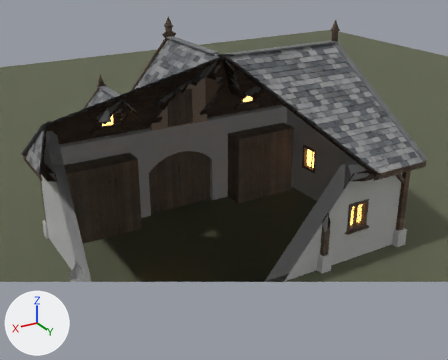
One commit to the Blender file GameClient/ArtSource/Silverbrook/Stables/SilverbrookStables.blend: the scene before it, then after it.
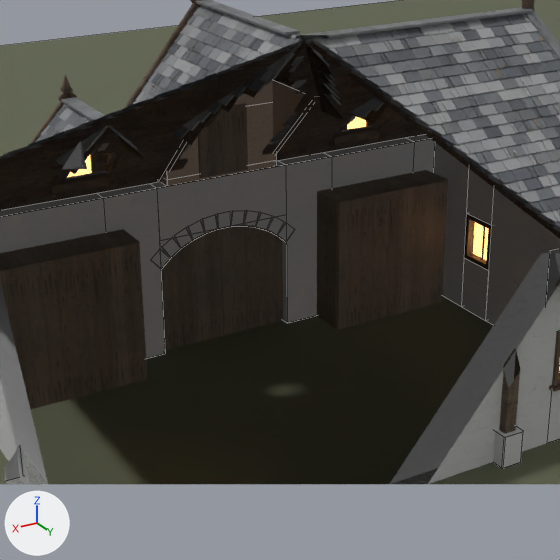
There are two pictures of each version: one whole from a camera (50 mm lens) standing at (9.5, 16.18, 10.17) and looking at (0.11, 0.51, 2.33), one close up on the part from 15% to 78% of the width and 10% to 89% of the height. The axes (+X, +Y, +Z) are drawn at lower left. The lights are the same throughout. The last two pictures show the newer version. The close-ups show mesh edges as thin lines. Everything nearer to the camera than a plane just in front of the edit is cut away.

The older version as bpy lines, for what is in view:
```python
me_sm_sbstables_masonry = bpy.data.meshes.new('SM_SBStables_Masonry')
me_sm_sbstables_masonry.from_pydata(...)  # 3720 vertices, 764 faces; spans x -5.23..5.23, y -3.21..3.65, z 0.0..6.71
me_sm_sbstables_masonry.materials.append(mat_sb_stables_stone)  # its picture is missing
me_sm_sbstables_roof = bpy.data.meshes.new('SM_SBStables_Roof')
me_sm_sbstables_roof.from_pydata(...)  # 114008 vertices, 24030 faces; spans x -5.48..5.48, y -3.38..3.81, z 2.92..6.28
# faces by material slot: [22360, 1670]
me_sm_sbstables_roof.materials.append(mat_sb_slate)  # its picture is missing
me_sm_sbstables_roof.materials.append(mat_sb_oaktimber)
me_sm_sbstables_timber = bpy.data.meshes.new('SM_SBStables_Timber')
me_sm_sbstables_timber.from_pydata(...)  # 6548 vertices, 1387 faces; spans x -5.39..5.39, y -3.81..3.81, z 0.04..6.97
me_sm_sbstables_timber.materials.append(mat_sb_oaktimber)
ob_sm_sbstables_masonry = bpy.data.objects.new('SM_SBStables_Masonry', me_sm_sbstables_masonry)
ob_sm_sbstables_masonry.location = (0.0, 0.0, 0.0)
ob_sm_sbstables_roof = bpy.data.objects.new('SM_SBStables_Roof', me_sm_sbstables_roof)
ob_sm_sbstables_roof.location = (0.0, 0.0, 0.0)
ob_sm_sbstables_timber = bpy.data.objects.new('SM_SBStables_Timber', me_sm_sbstables_timber)
ob_sm_sbstables_timber.location = (0.0, 0.0, 0.0)
# also in view: 'SM_SBStables_Details' at (0.0, -0.25, 3.48); 'SM_SBStables_Door1' at (-0.66, -2.9, 1.13); 'SM_SBStables_Door2' at (0.66, -2.9, 1.13); 'Ground' at (0.0, 0.0, 0.0); 'SM_SBStables_Plaster' at (0.0, -2.12, 4.69)
```
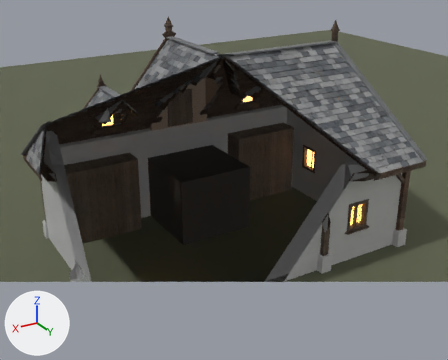
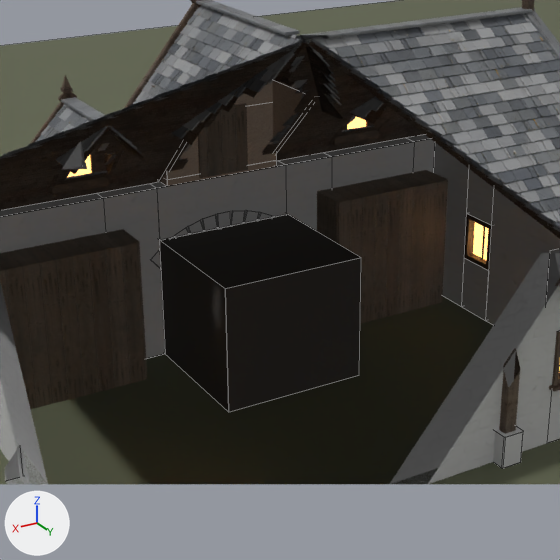
Scene script edits in JSON lines:
```json
{"op": "add", "block": "mat_sb_entryroom", "code": ["mat_sb_entryroom = principled_material('SB_EntryRoom')", "mat_sb_entryroom.base_color = (0.05, 0.045, 0.04)  # dark grey #3f3c38", "mat_sb_entryroom.roughness = 0.95"]}
{"op": "add", "block": "me_sm_sbstables_entryrooms", "code": ["me_sm_sbstables_entryrooms = bpy.data.meshes.new('SM_SBStables_EntryRooms')", "me_sm_sbstables_entryrooms.from_pydata([(-1.31, -0.12, 0.0), (1.31, -0.12, 0.0), (1.31, -0.12, 2.27), (-1.31, -0.12, 2.27), (-1.31, -2.83, 0.0), (-1.31, -0.12, 0.0), (-1.31, -0.12, 2.27), (-1.31, -2.83, 2.27), (1.31, -2.83, 2.27), (1.31, -0.12, 2.27), (1.31, -0.12, 0.0), (1.31, -2.83, 0.0), (-1.31, -2.83, 0.0), (1.31, -2.83, 0.0), (1.31, -0.12, 0.0), (-1.31, -0.12, 0.0), (-1.31, -0.12, 2.27), (1.31, -0.12, 2.27), (1.31, -2.83, 2.27), (-1.31, -2.83, 2.27)], [], [(0, 1, 2, 3), (4, 5, 6, 7), (8, 9, 10, 11), (12, 13, 14, 15), (16, 17, 18, 19)])", "me_sm_sbstables_entryrooms.materials.append(mat_sb_entryroom)  # dark grey #3f3c38"]}
{"op": "add", "block": "ob_sm_sbstables_entryrooms", "code": ["ob_sm_sbstables_entryrooms = bpy.data.objects.new('SM_SBStables_EntryRooms', me_sm_sbstables_entryrooms)", "ob_sm_sbstables_entryrooms.location = (0.0, 0.0, 0.0)"]}
```

Boxes [x1, y1, x2, y2] around the edits, measured in the close-ups (560 x 560 px):
```json
{"object": "SM_SBStables_EntryRooms", "change": "added", "after": [159, 214, 361, 412]}
{"object": "SM_SBStables_Door1", "change": "unchanged, covered by the edit", "before": [221, 226, 283, 335]}
{"object": "SM_SBStables_Door2", "change": "unchanged, covered by the edit", "before": [161, 229, 224, 350]}
```
